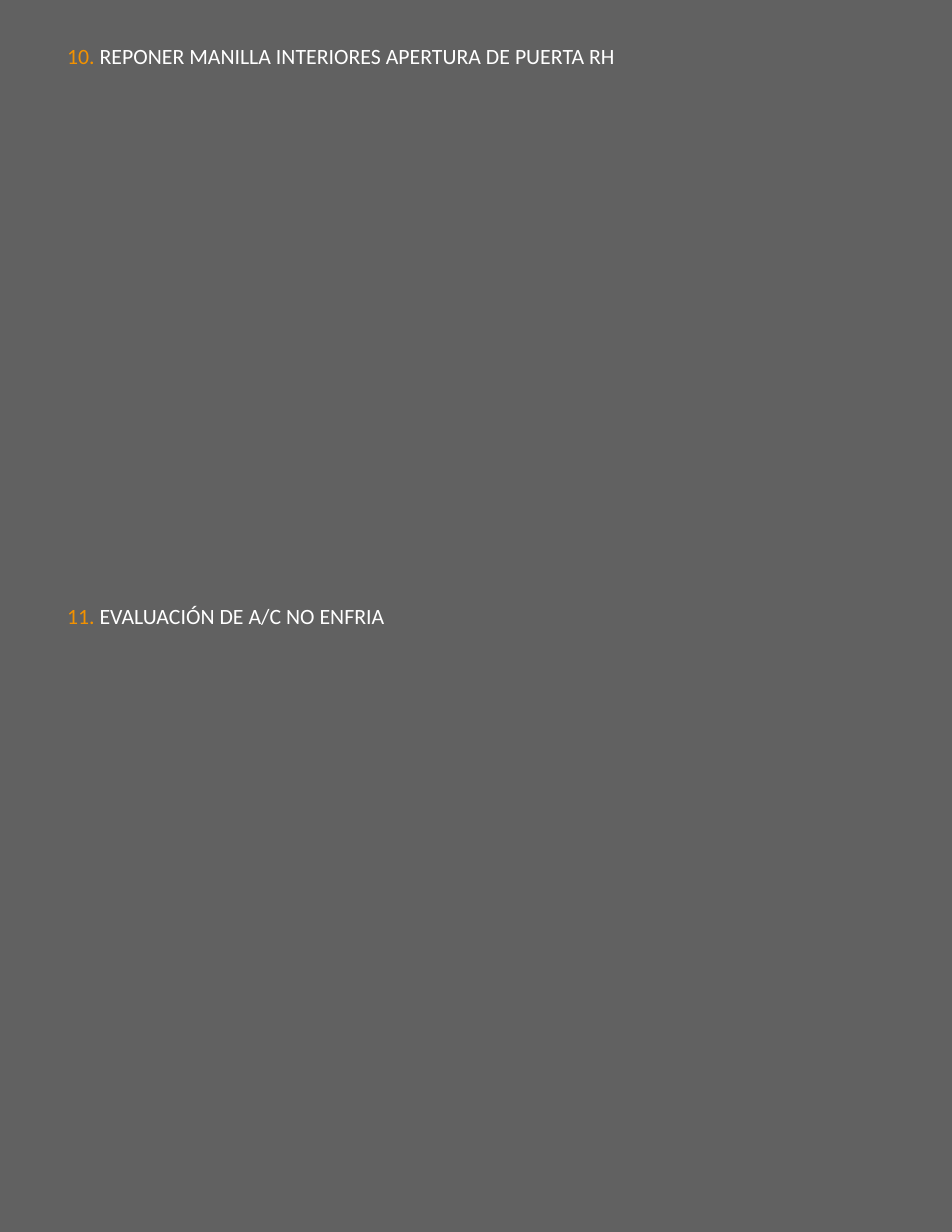
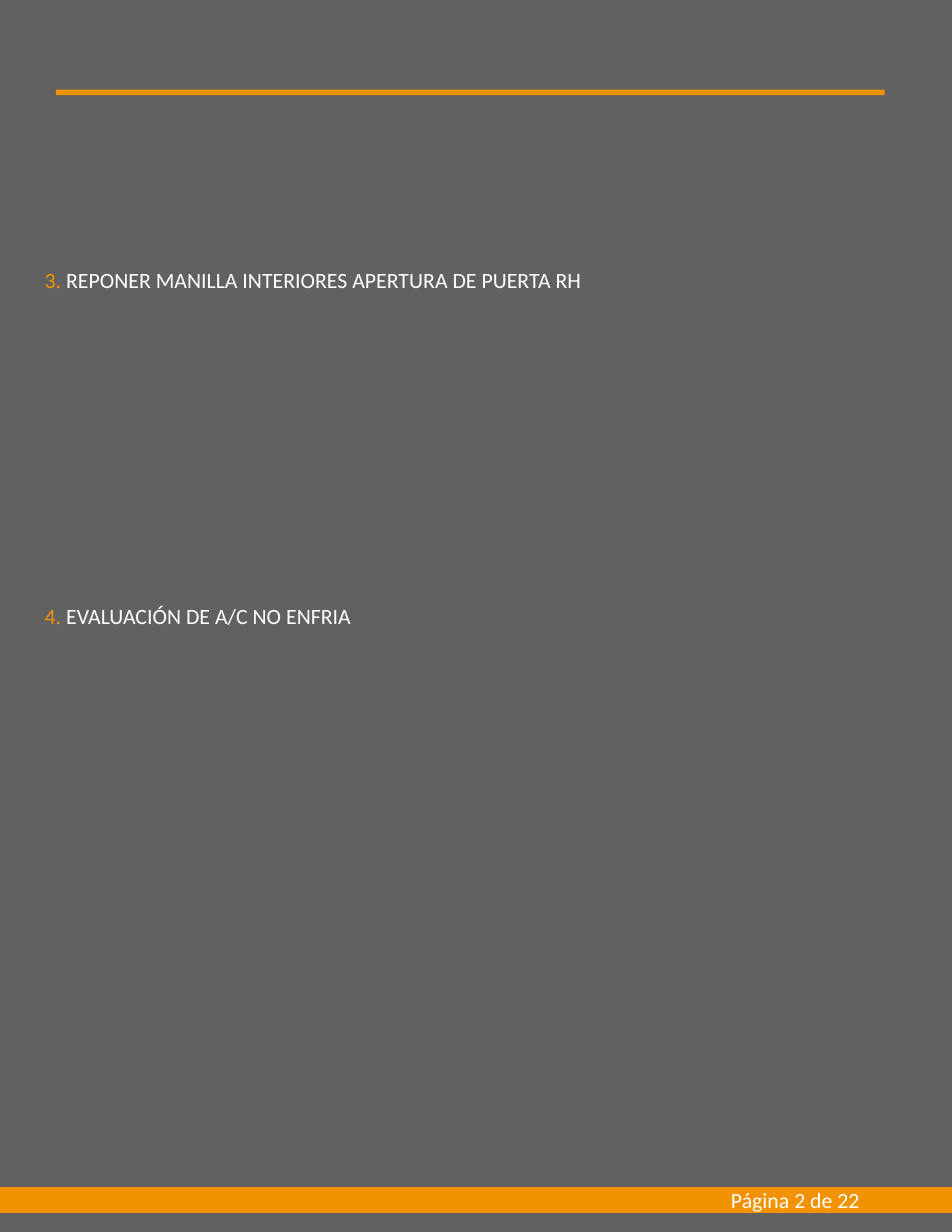
Before and after one commit to AlexanderMaverick/automated-report-excel-to-ppt, a slide deck: slide 2 of assets/archivo.pptx. Drawn at 952x1232 pixels with LibreOffice and Linux fonts; fonts in the diff are those of the drawing. Boxes give left, top, right and bottom in pixels: in the first picture for what was removed or moved away, otherwise in the second. Text is boxed around its words. In the diff, an @@ line names an element or a change of style, - is before the commit and + after.

```diff
--- a/assets/archivo.pptx
+++ b/assets/archivo.pptx
@@ rectangle added at box(56, 90, 885, 95), fill #F39200 @@
@@ text at box(45, 274, 581, 288): text changed @@
-10. REPONER MANILLA INTERIORES APERTURA DE PUERTA RH
+3. REPONER MANILLA INTERIORES APERTURA DE PUERTA RH
@@ text at box(45, 606, 351, 625): text changed @@
-11. EVALUACIÓN DE A/C NO ENFRIA
+4. EVALUACIÓN DE A/C NO ENFRIA
@@ rectangle added at box(0, 1187, 952, 1213), fill #F39200 @@
@@ text added at box(731, 1193, 859, 1214), 14 pt, text #FFFFFF @@
+Página 2 de 22
```
Also in this commit, not shown: 21 other slides changed, 2 other files.
